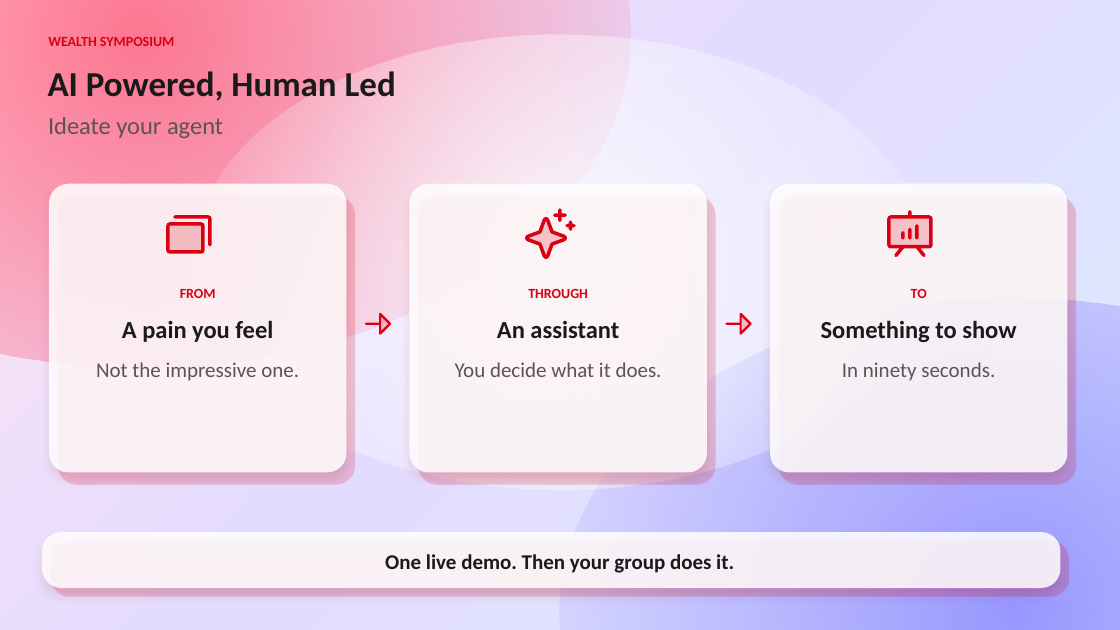
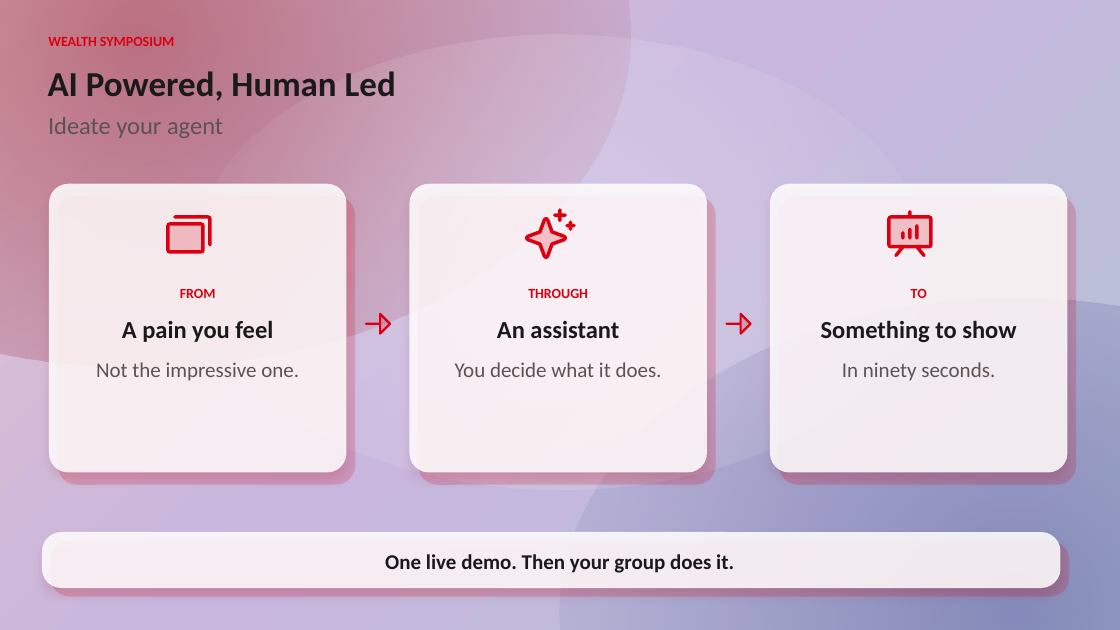
Before and after one commit to sync710n/wealthsymposium26, a slide deck: slide 1 of docs/Wealth-Symposium-Activity.pptx. Drawn at 1120x630 pixels with LibreOffice and Linux fonts; fonts in the diff are those of the drawing. Boxes give left, top, right and bottom in pixels: in the first picture for what was removed or moved away, otherwise in the second. Text is boxed around its words. In the diff, an @@ line names an element or a change of style, - is before the commit and + after.

```diff
--- a/docs/Wealth-Symposium-Activity.pptx
+++ b/docs/Wealth-Symposium-Activity.pptx
@@ background gradient #FFE4F2 to #E4DCFF to #DCEBFF to gradient #E2C2CE to #C8B6DE to #B4C3D6 @@
@@ ellipse at (x1=0, y1=0, x2=630, y2=368): fill gradient #FF4D6A to gradient #8A0010 @@
@@ ellipse at (x1=560, y1=297, x2=1120, y2=630): fill gradient #6E63FF to gradient #3C348C @@
```
Also in this commit, not shown: 5 other slides changed.
